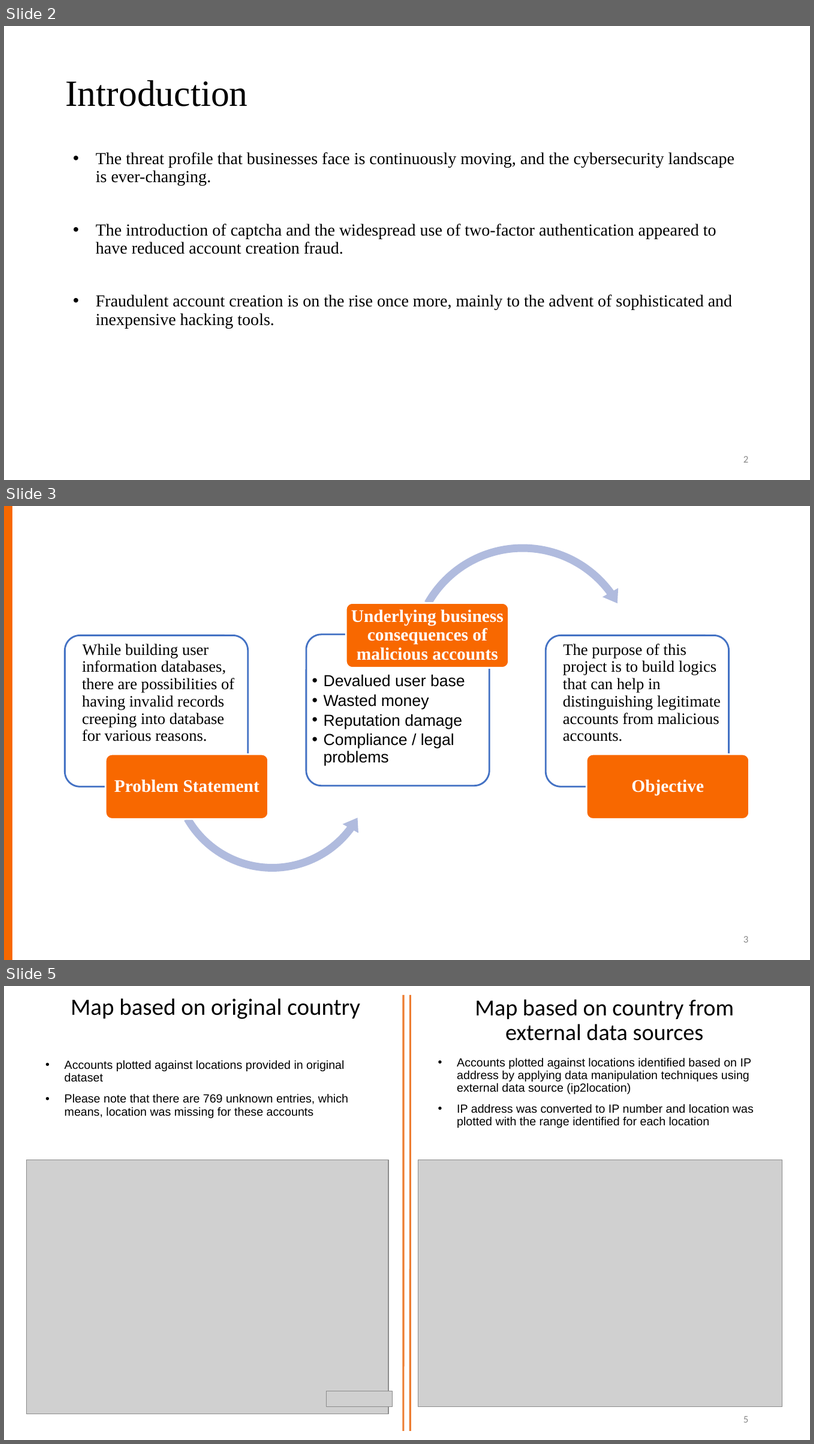
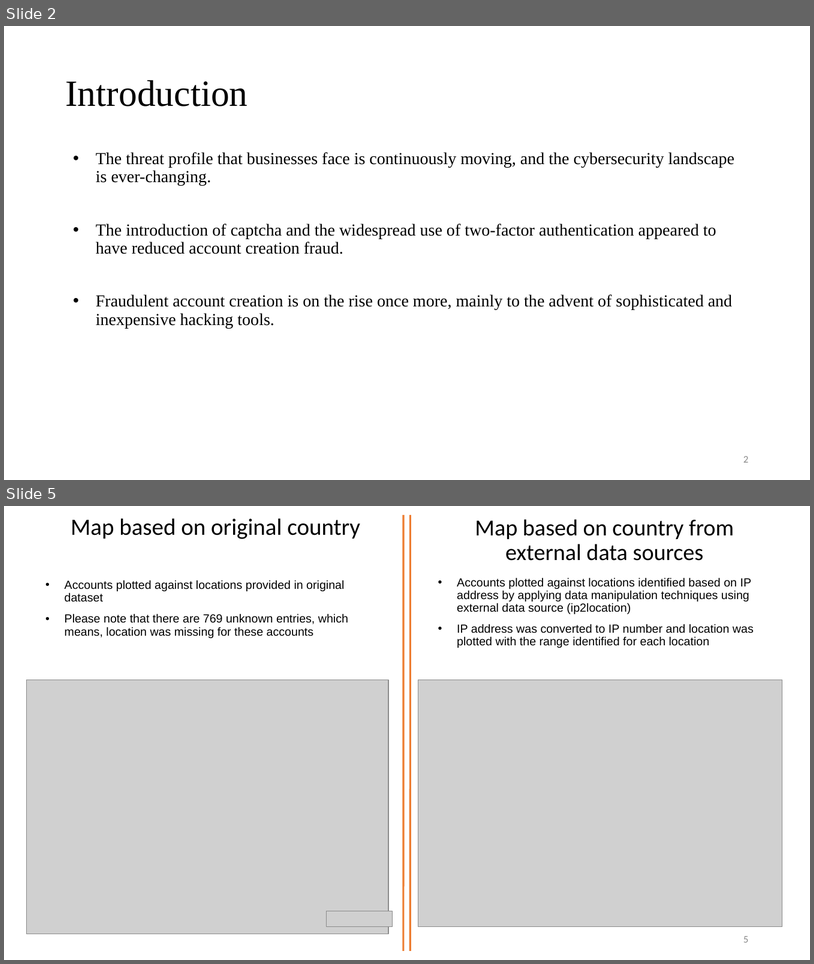
Before and after one commit to karimkhamwani/python-data-analysis, a slide deck: Capstone_600.pptx. Shown one above the other, each under a label of ours: slides 2, 3 and 5 before the commit, slides 2 and 5 after it; the slides between them are not shown. The pictures are 814x1444 and 814x964 pixels, drawn with LibreOffice and Linux fonts; fonts in the diff are those of the drawing; grey boxes stand for pictures; background and template pictures are left out. Boxes give left, top, right and bottom in pixels: in the first picture for what was removed or moved away, otherwise in the second. Text is boxed around its words. In the diff, an @@ line names an element or a change of style, - is before the commit and + after.

```diff
--- a/Capstone_600.pptx
+++ b/Capstone_600.pptx
@@ slide 3 removed at (4,506,810,960), background #FFFFFF @@
@@ rectangle removed at (4,506,12,960) @@
@@ group removed at (65,539,749,877): 6 rounded rectangles, 6 texts, 1 left circular arrow, 1 circular arrow @@
-  While building user information databases, there are possibilities of having invalid records creeping into database for various reasons.
-Problem Statement
-  • Devalued user base
-  • Wasted money
-  • Reputation damage
-  • Compliance / legal problems
-Underlying business consequences of malicious accounts
-  The purpose of this project is to build logics that can help in distinguishing legitimate accounts from malicious accounts.
-Objective
@@ page number removed at (744,936,749,942) @@
-3
```
Also in this commit, not shown: 2 slides added, 1 other slide removed.
